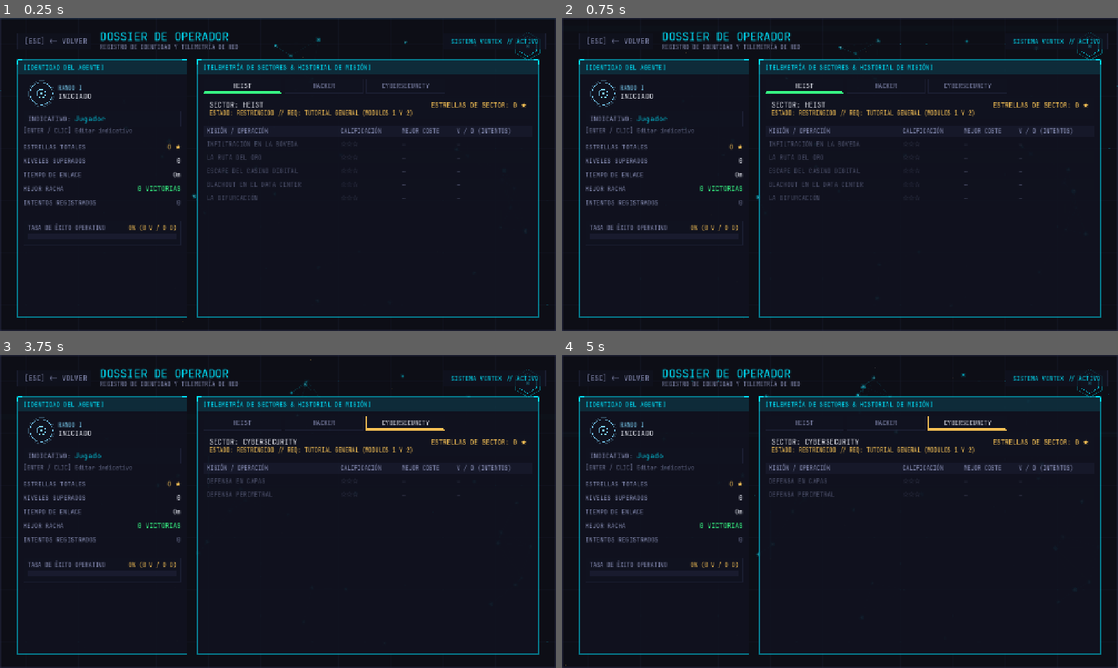
Above: before the commit, frames 1-4 (two rows, left to right).
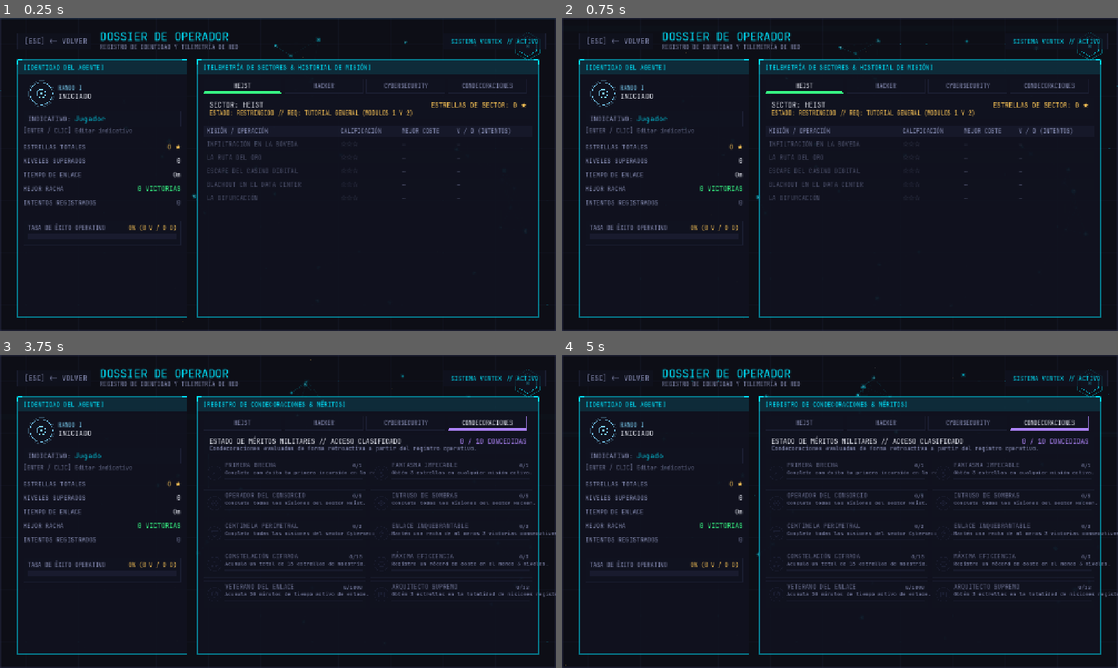
Above: after the commit, the same moments.

Repository: Laeoon/vertex
Game: Godot game, scene res://escenas/menu/profile.tscn
The game is run twice, just before and just after one commit, with the same random seed, the same clock (stepped at 60 frames per second) and the same inputs. This scene is started directly instead of the project's main scene.
Inputs (mouse positions are in pixels of both pictures, inside the frame that each line leads up to):
- Up to frame 1 (0.25 s): no input
- Up to frame 2 (0.75 s): tap Enter at 0.5, 0.6 s; move the mouse to (962, 158) at 0.52 s; hold Right from 0.53 s (still down); click (962, 158) at 0.67 s
- Up to frame 3 (3.75 s): tap Space at 0.77, 1.25, 2.75 s; release Right at 1.25 s; drag from (166, 527) to (250, 574) at 1.27 s; tap Enter at 2, 3.5 s; move the mouse to (333, 442) at 2.02 s; hold Right 2.03-2.75 s; tap Backspace at 2.1 s; drag from (250, 574) to (111, 464) at 2.77 s; move the mouse to (444, 558) at 3.52 s; hold Left from 3.53 s (still down); tap Q at 3.6 s
- Up to frame 4 (5 s): tap Space at 3.77, 4.25 s; release Left at 4.25 s; drag from (673, 464) to (756, 433) at 4.27 s

The runs differ from the first frame. In frame 1, 0.3% of the frame differs, in the area x 42-93%, y 20-23%; in frame 2, 0.3%; in frame 3, 5.1%; in frame 4, 5.1%, in the area x 37-100%, y 14-78%.

Commit message:
feat(profile): implement tactical badge registry, evaluation engine and dossier view

Diff:
--- a/escenas/menu/profile.gd
+++ b/escenas/menu/profile.gd
@@ -3,6 +3,7 @@
 const BrandClass = preload("res://juego/ui/brand.gd")
 const CyberBackgroundClass = preload("res://juego/ui/cyber_background.gd")
 const LevelRegistryClass = preload("res://juego/system/level_registry.gd")
+const BadgeRegistryClass = preload("res://juego/system/badge_registry.gd")
 const ProfileRendererClass = preload("res://escenas/menu/profile_renderer.gd")
 const ProgressUtilClass = preload("res://juego/utils/progress_util.gd")
 
@@ -39,6 +40,7 @@
 	"total_losses": 0,
 	"win_rate": 0.0,
 	"levels_detail": [],
+	"badges": [],
 }
 
 var world_progress: Dictionary = {
@@ -79,7 +81,10 @@
 
 func _refresh_levels_detail() -> void:
 	var active_wid: String = ProfileRendererClass.TABS[_active_tab_idx]["id"]
-	stats["levels_detail"] = build_level_rows(active_wid, _progress_cfg, _stats_cfg)
+	if active_wid == "badges":
+		stats["levels_detail"] = []
+	else:
+		stats["levels_detail"] = build_level_rows(active_wid, _progress_cfg, _stats_cfg)
 
 
 func _input(event: InputEvent) -> void:
@@ -278,6 +283,8 @@
 		var total: int = stats["total_wins"] + stats["total_losses"]
 		stats["win_rate"] = float(stats["total_wins"]) / float(total) * 100.0 if total > 0 else 0.0
 
+	stats["badges"] = BadgeRegistryClass.evaluate_badges(_progress_cfg, _stats_cfg)
+
 	_refresh_levels_detail()
 
 
--- a/escenas/menu/profile_renderer.gd
+++ b/escenas/menu/profile_renderer.gd
@@ -12,6 +12,7 @@
 	{"id": "heist", "label": "HEIST", "color": BrandClass.SUCCESS},
 	{"id": "hacker", "label": "HACKER", "color": BrandClass.ACCENT},
 	{"id": "cybersecurity", "label": "CYBERSECURITY", "color": BrandClass.WARNING},
+	{"id": "badges", "label": "CONDECORACIONES", "color": Color("b388ff")},
 ]
 
 
@@ -335,11 +336,12 @@
 	var h_rect := Rect2(rect.position.x, rect.position.y, rect.size.x, 34.0)
 	canvas.draw_rect(h_rect, BrandClass.with_alpha(BrandClass.ACCENT, alpha * 0.12))
 	canvas.draw_line(Vector2(rect.position.x, rect.position.y + 34.0), Vector2(rect.position.x + rect.size.x, rect.position.y + 34.0), BrandClass.with_alpha(BrandClass.ACCENT, alpha * 0.40), 1.0)
-	canvas.draw_string(font, Vector2(rect.position.x + 14.0, rect.position.y + 23.0), "[TELEMETRÍA DE SECTORES & HISTORIAL DE MISIÓN]", HORIZONTAL_ALIGNMENT_LEFT, -1, font_size - 2, BrandClass.ACCENT)
+	var header_title := "[REGISTRO DE CONDECORACIONES & MÉRITOS]" if active_tab_idx == 3 else "[TELEMETRÍA DE SECTORES & HISTORIAL DE MISIÓN]"
+	canvas.draw_string(font, Vector2(rect.position.x + 14.0, rect.position.y + 23.0), header_title, HORIZONTAL_ALIGNMENT_LEFT, -1, font_size - 2, BrandClass.ACCENT)
 
 	# World Selector Tabs
 	var top_tabs_y := rect.position.y + 44.0
-	var tab_w := clampf((rect.size.x - 40.0) / float(TABS.size()), 110.0, 180.0)
+	var tab_w := clampf((rect.size.x - 40.0) / float(TABS.size()), 100.0, 180.0)
 	var tab_h := 32.0
 
 	for i in range(TABS.size()):
@@ -358,8 +360,12 @@
 
 		var tlabel: String = tab_item["label"]
 		var lpos := Vector2(tab_rect.position.x + tab_w * 0.5, tab_rect.position.y + 21.0)
-		var lsize := font.get_string_size(tlabel, HORIZONTAL_ALIGNMENT_CENTER, -1, font_size - 2)
-		canvas.draw_string(font, lpos - Vector2(lsize.x * 0.5, 0), tlabel, HORIZONTAL_ALIGNMENT_CENTER, -1, font_size - 2, BrandClass.TEXT if is_active else BrandClass.TEXT_DIM)
+		var lsize := font.get_string_size(tlabel, HORIZONTAL_ALIGNMENT_CENTER, -1, font_size - 3)
+		canvas.draw_string(font, lpos - Vector2(lsize.x * 0.5, 0), tlabel, HORIZONTAL_ALIGNMENT_CENTER, -1, font_size - 3, BrandClass.TEXT if is_active else BrandClass.TEXT_DIM)
+
+	if active_tab_idx == 3:
+		_draw_badges_view(canvas, rect, alpha, font, font_size, top_tabs_y + tab_h + 12.0, stats)
+		return
 
 	# Active World Telemetry Card
 	var active_tab: Dictionary = TABS[active_tab_idx]
@@ -499,6 +505,181 @@
 			canvas.draw_circle(pos, 2.5, BrandClass.with_alpha(col, alpha))
 
 
+func _draw_badges_view(
+	canvas: CanvasItem,
+	rect: Rect2,
+	alpha: float,
+	font: Font,
+	font_size: int,
+	start_y: float,
+	stats: Dictionary
+) -> void:
+	var badges: Array = stats.get("badges", [])
+	var unlocked_count: int = 0
+	for b in badges:
+		if b.get("unlocked", false):
+			unlocked_count += 1
+
+	# Telemetry summary card
+	var sum_h := 44.0
+	var sum_rect := Rect2(rect.position.x + 14.0, start_y, rect.size.x - 28.0, sum_h)
+	canvas.draw_rect(sum_rect, BrandClass.with_alpha(BrandClass.PANEL_SOLID, alpha * 0.85))
+	canvas.draw_rect(sum_rect, BrandClass.with_alpha(Color("b388ff"), alpha * 0.45), false, 1.0)
+
+	var title_text := "ESTADO DE MÉRITOS MILITARES // ACCESO CLASIFICADO"
+	canvas.draw_string(font, Vector2(sum_rect.position.x + 14.0, sum_rect.position.y + 20.0), title_text, HORIZONTAL_ALIGNMENT_LEFT, -1, font_size - 1, BrandClass.TEXT)
+	var count_str := "%d / %d CONCEDIDAS" % [unlocked_count, badges.size()]
+	var count_sz := font.get_string_size(count_str, HORIZONTAL_ALIGNMENT_RIGHT, -1, font_size - 1)
+	canvas.draw_string(font, Vector2(sum_rect.position.x + sum_rect.size.x - count_sz.x - 14.0, sum_rect.position.y + 20.0), count_str, HORIZONTAL_ALIGNMENT_RIGHT, -1, font_size - 1, Color("b388ff"))
+
+	var desc_sub := "Condecoraciones evaluadas de forma retroactiva a partir del registro operativo."
+	canvas.draw_string(font, Vector2(sum_rect.position.x + 14.0, sum_rect.position.y + 36.0), desc_sub, HORIZONTAL_ALIGNMENT_LEFT, -1, font_size - 3, BrandClass.TEXT_DIM)
+
+	# 2-column Grid of Badges
+	var grid_y := start_y + sum_h + 12.0
+	var col_gap := 10.0
+	var row_gap := 8.0
+	var col_w := (rect.size.x - 28.0 - col_gap) * 0.5
+	var card_h := 62.0
+
+	for i in range(badges.size()):
+		var b: Dictionary = badges[i]
+		var col_idx := i % 2
+		var row_idx := i / 2
+		var cx := rect.position.x + 14.0 + float(col_idx) * (col_w + col_gap)
+		var cy := grid_y + float(row_idx) * (card_h + row_gap)
+		var c_rect := Rect2(cx, cy, col_w, card_h)
+
+		var is_unlocked: bool = b.get("unlocked", false)
+		var b_color: Color = Color("b388ff") if is_unlocked else BrandClass.PANEL_BORDER
+
+		# Card plate
+		canvas.draw_rect(c_rect, BrandClass.with_alpha(BrandClass.PANEL_SOLID, alpha * (0.90 if is_unlocked else 0.50)))
+		canvas.draw_rect(c_rect, BrandClass.with_alpha(b_color, alpha * (0.80 if is_unlocked else 0.25)), false, 1.2 if is_unlocked else 1.0)
+
+		# Vector Glyph Disk
+		var g_center := Vector2(cx + 26.0, cy + card_h * 0.5)
+		var g_rad := 16.0
+		canvas.draw_circle(g_center, g_rad, BrandClass.with_alpha(BrandClass.PANEL_SOLID, alpha * 0.95))
+		canvas.draw_circle(g_center, g_rad, BrandClass.with_alpha(b_color, alpha * (0.90 if is_unlocked else 0.35)), false, 1.2)
+		_draw_badge_glyph(canvas, g_center, b.get("icon", ""), b_color, alpha * (1.0 if is_unlocked else 0.40))
+
+		# Title & description
+		var tx := cx + 50.0
+		var title_col := BrandClass.TEXT if is_unlocked else BrandClass.with_alpha(BrandClass.TEXT_DIM, alpha * 0.70)
+		canvas.draw_string(font, Vector2(tx, cy + 18.0), b.get("title", ""), HORIZONTAL_ALIGNMENT_LEFT, -1, font_size - 2, title_col)
+		canvas.draw_string(font, Vector2(tx, cy + 34.0), b.get("description", ""), HORIZONTAL_ALIGNMENT_LEFT, -1, font_size - 4, BrandClass.TEXT_DIM)
+
+		# Progress bar or Granted Tag
+		if is_unlocked:
+			var tag := "[CONCEDIDA]"
+			var t_sz := font.get_string_size(tag, HORIZONTAL_ALIGNMENT_LEFT, -1, font_size - 4)
+			canvas.draw_string(font, Vector2(cx + col_w - t_sz.x - 8.0, cy + 18.0), tag, HORIZONTAL_ALIGNMENT_LEFT, -1, font_size - 4, BrandClass.SUCCESS)
+		else:
+			var cur: int = b.get("current", 0)
+			var tgt: int = b.get("target", 1)
+			var prog_str := "%d/%d" % [cur, tgt]
+			var p_sz := font.get_string_size(prog_str, HORIZONTAL_ALIGNMENT_LEFT, -1, font_size - 4)
+			canvas.draw_string(font, Vector2(cx + col_w - p_sz.x - 8.0, cy + 18.0), prog_str, HORIZONTAL_ALIGNMENT_LEFT, -1, font_size - 4, BrandClass.TEXT_DIM)
+
+			# Small progress line
+			var bar_x := tx
+			var bar_y := cy + 44.0
+			var bar_w := col_w - 58.0
+			var bar_h := 3.0
+			canvas.draw_rect(Rect2(bar_x, bar_y, bar_w, bar_h), BrandClass.with_alpha(BrandClass.PANEL_BORDER, alpha * 0.30))
+			var ratio: float = b.get("progress_ratio", 0.0)
+			if ratio > 0.0:
+				canvas.draw_rect(Rect2(bar_x, bar_y, bar_w * ratio, bar_h), BrandClass.with_alpha(Color("b388ff"), alpha * 0.60))
+
+
+func _draw_badge_glyph(
+	canvas: CanvasItem,
+	pos: Vector2,
+	icon_type: String,
+	col: Color,
+	alpha: float
+) -> void:
+	match icon_type:
+		"glyph_breach":
+			# Prompt >_
+			canvas.draw_line(pos + Vector2(-6, -5), pos + Vector2(-1, 0), BrandClass.with_alpha(col, alpha), 1.5)
+			canvas.draw_line(pos + Vector2(-1, 0), pos + Vector2(-6, 5), BrandClass.with_alpha(col, alpha), 1.5)
+			canvas.draw_line(pos + Vector2(2, 5), pos + Vector2(7, 5), BrandClass.with_alpha(col, alpha), 1.5)
+		"glyph_ghost":
+			# Arc + center dot
+			canvas.draw_arc(pos, 8.0, PI * 0.2, PI * 0.8, 8, BrandClass.with_alpha(col, alpha), 1.5)
+			canvas.draw_arc(pos, 8.0, PI * 1.2, PI * 1.8, 8, BrandClass.with_alpha(col, alpha), 1.5)
+			canvas.draw_circle(pos, 2.5, BrandClass.with_alpha(col, alpha))
+		"glyph_vault":
+			# Hexagonal key
+			var pts := PackedVector2Array()
+			for s in range(7):
+				var a := float(s) * TAU / 6.0
+				pts.append(pos + Vector2(cos(a) * 7.0, sin(a) * 7.0))
+			canvas.draw_polyline(pts, BrandClass.with_alpha(col, alpha), 1.4)
+			canvas.draw_rect(Rect2(pos.x - 2, pos.y - 2, 4, 4), BrandClass.with_alpha(col, alpha))
+		"glyph_network":
+			# Diamond network
+			canvas.draw_line(pos + Vector2(0, -7), pos + Vector2(7, 0), BrandClass.with_alpha(col, alpha), 1.2)
+			canvas.draw_line(pos + Vector2(7, 0), pos + Vector2(0, 7), BrandClass.with_alpha(col, alpha), 1.2)
+			canvas.draw_line(pos + Vector2(0, 7), pos + Vector2(-7, 0), BrandClass.with_alpha(col, alpha), 1.2)
+			canvas.draw_line(pos + Vector2(-7, 0), pos + Vector2(0, -7), BrandClass.with_alpha(col, alpha), 1.2)
+			canvas.draw_circle(pos, 2.0, BrandClass.with_alpha(col, alpha))
+		"glyph_shield":
+			# Defense shield
+			var spts := PackedVector2Array([
+				pos + Vector2(-6, -6),
+				pos + Vector2(6, -6),
+				pos + Vector2(5, 2),
+				pos + Vector2(0, 7),
+				pos + Vector2(-5, 2),
+				pos + Vector2(-6, -6)
+			])
+			canvas.draw_polyline(spts, BrandClass.with_alpha(col, alpha), 1.4)
+		"glyph_streak":
+			# Lightning bolt
+			var lpts := PackedVector2Array([
+				pos + Vector2(1, -7),
+				pos + Vector2(-4, 0),
+				pos + Vector2(0, 0),
+				pos + Vector2(-1, 7),
+				pos + Vector2(4, -1),
+				pos + Vector2(0, -1),
+				pos + Vector2(1, -7)
+			])
+			canvas.draw_polyline(lpts, BrandClass.with_alpha(col, alpha), 1.3)
+		"glyph_stars":
+			# Star triad
+			canvas.draw_circle(pos + Vector2(0, -5), 2.0, BrandClass.with_alpha(col, alpha))
+			canvas.draw_circle(pos + Vector2(-5, 4), 2.0, BrandClass.with_alpha(col, alpha))
+			canvas.draw_circle(pos + Vector2(5, 4), 2.0, BrandClass.with_alpha(col, alpha))
+		"glyph_chip":
+			# Integrated circuit microchip
+			canvas.draw_rect(Rect2(pos.x - 5, pos.y - 5, 10, 10), BrandClass.with_alpha(col, alpha), false, 1.2)
+			canvas.draw_line(pos + Vector2(-8, 0), pos + Vector2(-5, 0), BrandClass.with_alpha(col, alpha), 1.2)
+			canvas.draw_line(pos + Vector2(5, 0), pos + Vector2(8, 0), BrandClass.with_alpha(col, alpha), 1.2)
+		"glyph_radar":
+			# Concentric sweep
+			canvas.draw_arc(pos, 7.0, 0, TAU, 14, BrandClass.with_alpha(col, alpha), 1.2)
+			canvas.draw_line(pos, pos + Vector2(5, -5), BrandClass.with_alpha(col, alpha), 1.4)
+		"glyph_crown":
+			# Crown chevron
+			var cpts := PackedVector2Array([
+				pos + Vector2(-7, 5),
+				pos + Vector2(-6, -4),
+				pos + Vector2(-2, 0),
+				pos + Vector2(0, -6),
+				pos + Vector2(2, 0),
+				pos + Vector2(6, -4),
+				pos + Vector2(7, 5),
+				pos + Vector2(-7, 5)
+			])
+			canvas.draw_polyline(cpts, BrandClass.with_alpha(col, alpha), 1.3)
+		_:
+			canvas.draw_arc(pos, 6.0, 0, TAU, 12, BrandClass.with_alpha(col, alpha), 1.2)
+
+
 func _format_time(seconds: int) -> String:
 	var h: int = int(seconds) / 3600
 	var m: int = (int(seconds) % 3600) / 60
--- /dev/null
+++ b/juego/system/badge_registry.gd
@@ -0,0 +1,188 @@
+class_name BadgeRegistry extends RefCounted
+
+## BadgeRegistry
+## Declarative registry and deterministic evaluation engine for Operator Dossier badges.
+## Pure data-driven implementation with zero direct filesystem side-effects.
+
+const LevelRegistryClass = preload("res://juego/system/level_registry.gd")
+
+const BADGES: Array[Dictionary] = [
+	{
+		"id": "first_breach",
+		"title": "PRIMERA BRECHA",
+		"description": "Completa con éxito tu primera incursión en la red.",
+		"icon": "glyph_breach",
+		"rule": {"type": "min_wins", "target": 1},
+	},
+	{
+		"id": "clean_ghost",
+		"title": "FANTASMA IMPECABLE",
+		"description": "Obtén 3 estrellas en cualquier misión activa.",
+		"icon": "glyph_ghost",
+		"rule": {"type": "single_3_star", "target": 1},
+	},
+	{
+		"id": "heist_master",
+		"title": "OPERADOR DEL CONSORCIO",
+		"description": "Completa todas las misiones del sector Heist.",
+		"icon": "glyph_vault",
+		"rule": {"type": "world_complete", "world": "heist", "target": 5},
+	},
+	{
+		"id": "shadow_infiltrator",
+		"title": "INTRUSO DE SOMBRAS",
+		"description": "Completa todas las misiones del sector Hacker.",
+		"icon": "glyph_network",
+		"rule": {"type": "world_complete", "world": "hacker", "target": 5},
+	},
+	{
+		"id": "perimeter_sentinel",
+		"title": "CENTINELA PERIMETRAL",
+		"description": "Completa todas las misiones del sector Cybersecurity.",
+		"icon": "glyph_shield",
+		"rule": {"type": "world_complete", "world": "cybersecurity", "target": 2},
+	},
+	{
+		"id": "unbroken_streak",
+		"title": "ENLACE INQUEBRANTABLE",
+		"description": "Mantén una racha de al menos 3 victorias consecutivas.",
+		"icon": "glyph_streak",
+		"rule": {"type": "best_streak", "target": 3},
+	},
+	{
+		"id": "constellation_15",
+		"title": "CONSTELACIÓN CIFRADA",
+		"description": "Acumula un total de 15 estrellas de maestría.",
+		"icon": "glyph_stars",
+		"rule": {"type": "total_stars", "target": 15},
+	},
+	{
+		"id": "cost_optimizer",
+		"title": "MÁXIMA EFICIENCIA",
+		"description": "Registra un récord de coste en al menos 3 niveles.",
+		"icon": "glyph_chip",
+		"rule": {"type": "best_cost_count", "target": 3},
+	},
+	{
+		"id": "network_veteran",
+		"title": "VETERANO DEL ENLACE",
+		"description": "Acumula 30 minutos de tiempo activo de enlace.",
+		"icon": "glyph_radar",
+		"rule": {"type": "play_time", "target": 1800},
+	},
+	{
+		"id": "grand_architect",
+		"title": "ARQUITECTO SUPREMO",
+		"description": "Obtén 3 estrellas en la totalidad de misiones registradas.",
+		"icon": "glyph_crown",
+		"rule": {"type": "all_3_stars", "target": 12},
+	},
+]
+
+
+## Evaluates all badges deterministically from memory config files.
+static func evaluate_badges(progress_cfg: ConfigFile, stats_cfg: ConfigFile) -> Array[Dictionary]:
+	var evaluated: Array[Dictionary] = []
+
+	var total_stars: int = 0
+	var star_counts_by_level: Dictionary = {}
+	var best_cost_count: int = 0
+	var count_3_stars: int = 0
+
+	if progress_cfg != null:
+		var keys := progress_cfg.get_section_keys("estrellas")
+		for k in keys:
+			if k.ends_with("_mejor_coste"):
+				var cost: float = progress_cfg.get_value("estrellas", k, 0.0)
+				if cost > 0.0:
+					best_cost_count += 1
+				continue
+
+			var stars: int = progress_cfg.get_value("estrellas", k, 0)
+			star_counts_by_level[k] = stars
+			total_stars += stars
+			if stars >= 3:
+				count_3_stars += 1
+
+	var total_wins: int = stats_cfg.get_value("stats", "total_wins", 0) if stats_cfg != null else 0
+	var best_streak: int = stats_cfg.get_value("stats", "best_streak", 0) if stats_cfg != null else 0
+	var play_time: int = stats_cfg.get_value("stats", "play_time", 0) if stats_cfg != null else 0
+
+	var total_registered_levels: int = 0
+	var world_levels: Dictionary = {}
+	for wid in LevelRegistryClass.WORLDS:
+		world_levels[wid] = []
+		var lvls: Array = LevelRegistryClass.WORLDS[wid].get("levels", [])
+		for l in lvls:
+			var path: String = l.get("path", "")
+			var key: String = path.get_file().trim_suffix(".json")
+			world_levels[wid].append(key)
+			total_registered_levels += 1
+
+	for b in BADGES:
+		var rule: Dictionary = b.get("rule", {})
+		var rtype: String = rule.get("type", "")
+		var target: int = rule.get("target", 1)
+		var current: int = 0
+		var unlocked: bool = false
+
+		match rtype:
+			"min_wins":
+				current = total_wins
+				unlocked = current >= target
+
+			"single_3_star":
+				current = mini(count_3_stars, target)
+				unlocked = count_3_stars >= target
+
+			"best_streak":
+				current = best_streak
+				unlocked = current >= target
+
+			"total_stars":
+				current = total_stars
+				unlocked = current >= target
+
+			"best_cost_count":
+				current = best_cost_count
+				unlocked = current >= target
+
+			"play_time":
+				current = play_time
+				unlocked = current >= target
+
+			"world_complete":
+				var wid: String = rule.get("world", "")
+				var w_keys: Array = world_levels.get(wid, [])
+				var w_completed: int = 0
+				for wk in w_keys:
+					if star_counts_by_level.get(wk, 0) >= 1:
+						w_completed += 1
+				current = w_completed
+				target = w_keys.size() if w_keys.size() > 0 else target
+				unlocked = w_completed >= target and target > 0
+
+			"all_3_stars":
+				var all_3: int = 0
+				for wid in world_levels:
+					for wk in world_levels[wid]:
+						if star_counts_by_level.get(wk, 0) >= 3:
+							all_3 += 1
+				current = all_3
+				target = total_registered_levels if total_registered_levels > 0 else target
+				unlocked = all_3 >= target and target > 0
+
+		var ratio: float = clampf(float(current) / float(target), 0.0, 1.0) if target > 0 else (1.0 if unlocked else 0.0)
+
+		evaluated.append({
+			"id": b.get("id", ""),
+			"title": b.get("title", ""),
+			"description": b.get("description", ""),
+			"icon": b.get("icon", ""),
+			"unlocked": unlocked,
+			"current": current,
+			"target": target,
+			"progress_ratio": ratio,
+		})
+
+	return evaluated
--- /dev/null
+++ b/tests/system/test_badge_registry.gd
@@ -0,0 +1,142 @@
+extends Node
+
+## Test Suite: BadgeRegistry
+## Tests the declarative 10 badges definition and pure evaluate_badges() rules.
+
+const BadgeRegistryClass = preload("res://juego/system/badge_registry.gd")
+const LevelRegistryClass = preload("res://juego/system/level_registry.gd")
+
+var _passed: int = 0
+var _failed: int = 0
+
+
+func _ready() -> void:
+	print("--- START TEST BADGE REGISTRY ---")
+	test_badges_definition()
+	test_empty_evaluation()
+	test_rules_activation()
+
+	print("---")
+	print("Results: %d passed, %d failed" % [_passed, _failed])
+	if _failed > 0:
+		push_error("TEST FAILED")
+	get_tree().quit(0 if _failed == 0 else 1)
+
+
+func _assert(condition: bool, msg: String) -> void:
+	if condition:
+		_passed += 1
+		print("PASS: %s" % msg)
+	else:
+		_failed += 1
+		push_error("FAIL: %s" % msg)
+
+
+func test_badges_definition() -> void:
+	var list: Array = BadgeRegistryClass.BADGES
+	_assert(list.size() == 10, "BADGES contains exactly 10 definitions (got %d)" % list.size())
+	for b in list:
+		var has_keys: bool = b.has("id") and b.has("title") and b.has("description") and b.has("icon") and b.has("rule")
+		_assert(has_keys, "Badge entry '%s' has all required keys" % b.get("id", "UNKNOWN"))
+		_assert(not String(b.get("title", "")).is_empty(), "Badge '%s' has non-empty title" % b.get("id", ""))
+
+
+func test_empty_evaluation() -> void:
+	var evaluated: Array = BadgeRegistryClass.evaluate_badges(null, null)
+	_assert(evaluated.size() == 10, "Empty evaluation returns 10 items")
+	var all_locked: bool = true
+	for b in evaluated:
+		if b.get("unlocked", false) == true:
+			all_locked = false
+	_assert(all_locked, "All badges locked when progress and stats are null/empty")
+
+
+func test_rules_activation() -> void:
+	# 1. first_breach (total_wins >= 1)
+	var stats_cfg := ConfigFile.new()
+	stats_cfg.set_value("stats", "total_wins", 1)
+	var res := BadgeRegistryClass.evaluate_badges(null, stats_cfg)
+	var fb = _find_badge(res, "first_breach")
+	_assert(fb.get("unlocked", false) == true, "first_breach unlocks with total_wins >= 1")
+
+	# 2. clean_ghost (at least one 3-star level)
+	var prog_cfg := ConfigFile.new()
+	prog_cfg.set_value("estrellas", "heist_n1", 3)
+	res = BadgeRegistryClass.evaluate_badges(prog_cfg, null)
+	var cg = _find_badge(res, "clean_ghost")
+	_assert(cg.get("unlocked", false) == true, "clean_ghost unlocks with a 3-star level")
+
+	# 3. unbroken_streak (best_streak >= 3)
+	stats_cfg.set_value("stats", "best_streak", 3)
+	res = BadgeRegistryClass.evaluate_badges(null, stats_cfg)
+	var us = _find_badge(res, "unbroken_streak")
+	_assert(us.get("unlocked", false) == true, "unbroken_streak unlocks with best_streak >= 3")
+
+	# 4. constellation_15 (total_stars >= 15)
+	prog_cfg = ConfigFile.new()
+	for i in range(5):
+		prog_cfg.set_value("estrellas", "heist_n%d" % (i + 1), 3)
+	res = BadgeRegistryClass.evaluate_badges(prog_cfg, null)
+	var c15 = _find_badge(res, "constellation_15")
+	_assert(c15.get("unlocked", false) == true, "constellation_15 unlocks with 15 stars")
+
+	# 5. cost_optimizer (3 or more levels with best_cost > 0)
+	prog_cfg = ConfigFile.new()
+	prog_cfg.set_value("estrellas", "heist_n1_mejor_coste", 10.0)
+	prog_cfg.set_value("estrellas", "heist_n2_mejor_coste", 12.0)
+	prog_cfg.set_value("estrellas", "heist_n3_mejor_coste", 15.0)
+	res = BadgeRegistryClass.evaluate_badges(prog_cfg, null)
+	var co = _find_badge(res, "cost_optimizer")
+	_assert(co.get("unlocked", false) == true, "cost_optimizer unlocks with 3 cost records")
+
+	# 6. network_veteran (play_time >= 1800)
+	stats_cfg = ConfigFile.new()
+	stats_cfg.set_value("stats", "play_time", 1800)
+	res = BadgeRegistryClass.evaluate_badges(null, stats_cfg)
+	var nv = _find_badge(res, "network_veteran")
+	_assert(nv.get("unlocked", false) == true, "network_veteran unlocks with 1800 seconds")
+
+	# 7. heist_master (all 5 heist levels completed)
+	prog_cfg = ConfigFile.new()
+	for i in range(5):
+		prog_cfg.set_value("estrellas", "heist_n%d" % (i + 1), 1)
+	res = BadgeRegistryClass.evaluate_badges(prog_cfg, null)
+	var hm = _find_badge(res, "heist_master")
+	_assert(hm.get("unlocked", false) == true, "heist_master unlocks when all 5 heist levels have >= 1 star")
+
+	# 8. shadow_infiltrator (all 5 hacker levels completed)
+	prog_cfg = ConfigFile.new()
+	for i in range(5):
+		prog_cfg.set_value("estrellas", "hacker_n%d" % (i + 1), 1)
+	res = BadgeRegistryClass.evaluate_badges(prog_cfg, null)
+	var si = _find_badge(res, "shadow_infiltrator")
+	_assert(si.get("unlocked", false) == true, "shadow_infiltrator unlocks when all 5 hacker levels completed")
+
+	# 9. perimeter_sentinel (all 2 cybersecurity levels completed)
+	prog_cfg = ConfigFile.new()
+	prog_cfg.set_value("estrellas", "cyber_n1", 1)
+	prog_cfg.set_value("estrellas", "defense_n1", 1)
+	res = BadgeRegistryClass.evaluate_badges(prog_cfg, null)
+	var ps = _find_badge(res, "perimeter_sentinel")
+	_assert(ps.get("unlocked", false) == true, "perimeter_sentinel unlocks when all cybersecurity levels completed")
+
+	# 10. grand_architect (all 12 levels with 3 stars)
+	prog_cfg = ConfigFile.new()
+	var total_levels: int = 0
+	for wid in LevelRegistryClass.WORLDS:
+		var lvls: Array = LevelRegistryClass.WORLDS[wid].get("levels", [])
+		for l in lvls:
+			var path: String = l.get("path", "")
+			var key: String = path.get_file().trim_suffix(".json")
+			prog_cfg.set_value("estrellas", key, 3)
+			total_levels += 1
+	res = BadgeRegistryClass.evaluate_badges(prog_cfg, null)
+	var ga = _find_badge(res, "grand_architect")
+	_assert(ga.get("unlocked", false) == true, "grand_architect unlocks when all %d levels have 3 stars" % total_levels)
+
+
+func _find_badge(badges: Array, id: String) -> Dictionary:
+	for b in badges:
+		if b.get("id", "") == id:
+			return b
+	return {}
--- a/tests/system/test_profile_ranks_and_tabs.gd
+++ b/tests/system/test_profile_ranks_and_tabs.gd
@@ -77,4 +77,10 @@
 	_assert(profile._active_tab_idx == 2, "Active tab switched to 2 (Cybersecurity)")
 	_assert(profile.stats["levels_detail"].size() == 2, "Cybersecurity details loaded (2 rows)")
 
+	# Switch to Badges (tab 3)
+	profile._set_active_tab(3)
+	_assert(profile._active_tab_idx == 3, "Active tab switched to 3 (Badges)")
+	_assert(profile.stats["levels_detail"].size() == 0, "Badges tab levels_detail is empty (0 rows)")
+	_assert(profile.stats.has("badges") and profile.stats["badges"].size() == 10, "Badges tab contains 10 evaluated badges")
+
 	profile.queue_free()
